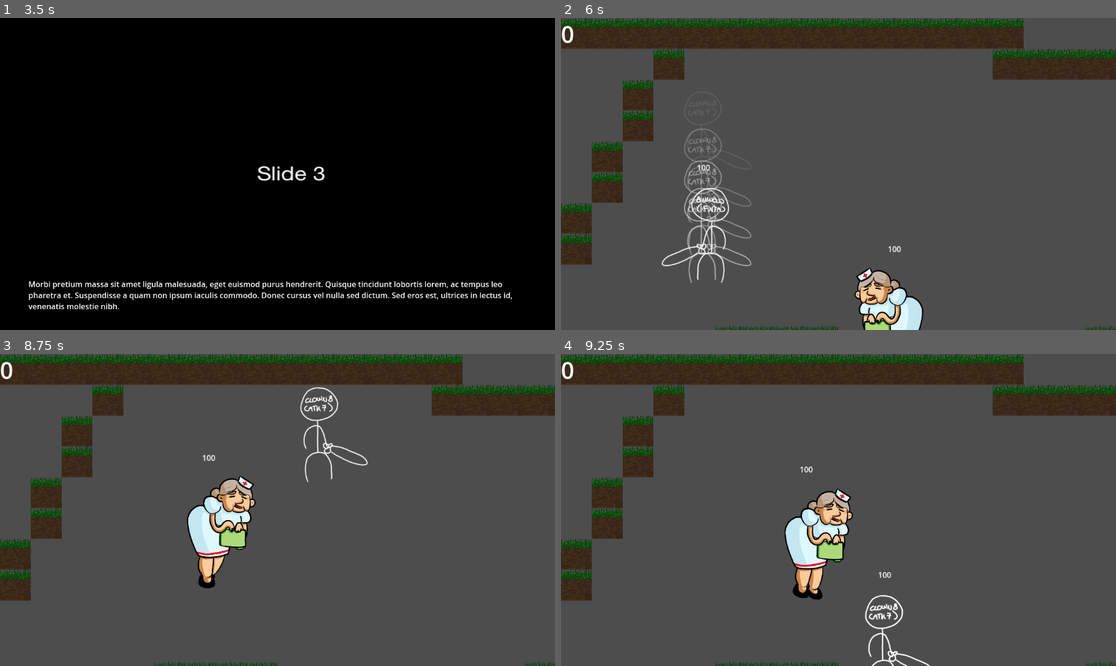
Above: before the commit, frames 1-4 (two rows, left to right).
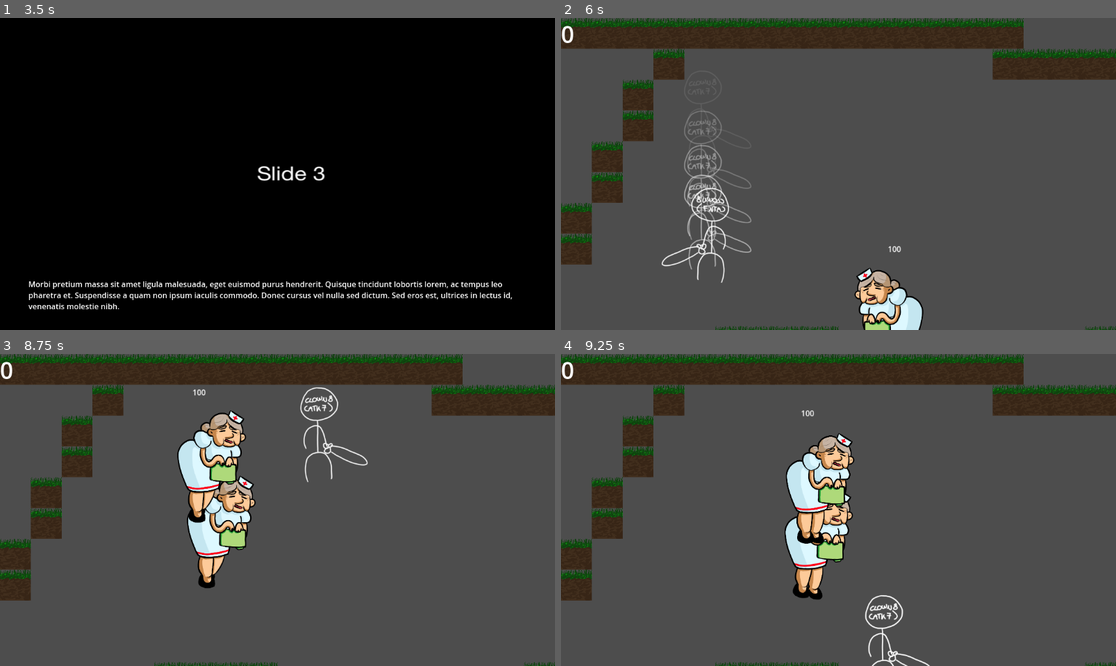
Above: after the commit, the same moments.

Repository: LorenzoFerri/GameJam2024
Game: Godot game, scene res://main_menu.tscn
The game is run twice, just before and just after one commit, with the same random seed, the same clock (stepped at 60 frames per second) and the same inputs.
Inputs (mouse positions are in pixels of both pictures, inside the frame that each line leads up to):
- Up to frame 1 (3.5 s): click "New Game" at 0.5 s; tap Enter (next) at 1.25, 1.35, 2.3, 2.75, 3.05 s; move the mouse to (399, 158) at 1.27 s; hold D (move_right) 1.28-2.03 s; tap Space at 2 s; move the mouse to (166, 189) at 2.02 s; hold S (move_down) 2.03-2.78 s; click (166, 189) at 2.1 s; move the mouse to (333, 105) at 2.77 s; hold D (move_right) from 2.78 s (still down); tap Shift (dash) at 2.85 s
- Up to frame 2 (6 s): tap Space at 3.5 s; move the mouse to (810, 236) at 3.52 s; release D (move_right) at 3.53 s; hold W (move_up) 3.53-4.28 s; tap Enter (next) at 3.6, 4.25, 4.35, 5.3 s; move the mouse to (1005, 220) at 4.27 s; hold A (move_left) 4.28-5.78 s; move the mouse to (672, 127) at 5.02 s; click (672, 127) at 5.1 s; move the mouse to (866, 174) at 5.77 s; hold S (move_down) from 5.78 s (still down); tap Shift (dash) at 5.85 s
- Up to frame 3 (8.75 s): tap Enter (next) at 6.05, 6.6, 7.35, 8.3 s; move the mouse to (194, 432) at 6.52 s; release S (move_down) at 6.53 s; hold D (move_right) 6.53-7.28 s; move the mouse to (399, 494) at 7.27 s; hold W (move_up) 7.28-8.03 s; move the mouse to (166, 525) at 8.02 s; hold D (move_right) from 8.03 s (still down); click (166, 525) at 8.1 s
- Up to frame 4 (9.25 s): move the mouse to (894, 441) at 8.77 s; release D (move_right) at 8.78 s; hold S (move_down) from 8.78 s (still down); tap Shift (dash) at 8.85 s; tap Enter (next) at 9.05 s

Frame 1 is identical in both runs. In frame 2, 1.5% of the frame differs, in the area x 22-35%, y 29-85%; in frame 3, 2.6%; in frame 4, 2.7%, in the area x 40-60%, y 18-72%.

Commit message:
Spawn enemies

Diff:
--- /dev/null
+++ b/InfermieraSpawn.gd
@@ -0,0 +1 @@
+extends Node2D
--- /dev/null
+++ b/components/InfermieraSpawn.gd
@@ -0,0 +1,31 @@
+extends Node2D
+
+@export var path_length: int = 50
+@export var wave_number: int = 5
+@export var spawn_timer_timeout: int = 2
+var enemy_scene = preload("res://enemies/Infermiera.tscn")
+
+@onready var spawn_timer: Timer = $SpawnTimer
+
+var wave_count: int = 0
+
+func _ready():
+	spawn_timer.wait_time = spawn_timer_timeout
+
+func _on_spawn_timer_timeout():
+	if wave_count < wave_number:
+		spawn_enemy()
+		wave_count += 1
+
+func spawn_enemy():
+	var enemy = enemy_scene.instantiate()
+
+	enemy.set_global_position(global_position)
+
+	add_sibling(enemy)
+
+	var direction_x = enemy.global_position.x + path_length * cos(rotation)
+	var direction_y = enemy.global_position.y + path_length * sin(rotation)
+	var player = get_parent().get_node("/root/Game/Player")
+	print(player.global_position)
+	enemy.target = player
--- /dev/null
+++ b/components/InfermieraSpawn.tscn
@@ -0,0 +1,12 @@
+[gd_scene load_steps=2 format=3 uid="uid://b2ofjyuv2mi5s"]
+
+[ext_resource type="Script" path="res://components/InfermieraSpawn.gd" id="1_ire4s"]
+
+[node name="InfermieraSpawn" type="Marker2D"]
+script = ExtResource("1_ire4s")
+
+[node name="SpawnTimer" type="Timer" parent="."]
+wait_time = 5.0
+autostart = true
+
+[connection signal="timeout" from="SpawnTimer" to="." method="_on_spawn_timer_timeout"]
--- a/features/player/Player.tscn
+++ b/features/player/Player.tscn
@@ -1,7 +1,6 @@
-[gd_scene load_steps=16 format=3 uid="uid://8e4v6f5px6rd"]
+[gd_scene load_steps=14 format=3 uid="uid://8e4v6f5px6rd"]
 
 [ext_resource type="Script" path="res://features/player/Player.gd" id="1_oweex"]
-[ext_resource type="Texture2D" uid="uid://dos1f0bxxfv3m" path="res://assets/Player/idle.png" id="3_01pee"]
 [ext_resource type="Texture2D" uid="uid://bx0qt1c4ujd73" path="res://assets/Player/attack1.png" id="3_lw1dv"]
 [ext_resource type="Texture2D" uid="uid://do4f88u8n7tqk" path="res://assets/Player/attack2.png" id="4_g7mgg"]
 [ext_resource type="Texture2D" uid="uid://dcqh0lp3udf1e" path="res://assets/Player/attack3.png" id="5_h4w1s"]
@@ -9,7 +8,6 @@
 [ext_resource type="Texture2D" uid="uid://cw5cdainbyl68" path="res://assets/Player/attack5.png" id="7_chgpq"]
 [ext_resource type="Texture2D" uid="uid://dufup3e8a0ord" path="res://assets/Player/attack6.png" id="8_xsa2f"]
 [ext_resource type="Texture2D" uid="uid://ccqiebyi8c8q5" path="res://assets/Player/attack7.png" id="9_8tfe0"]
-[ext_resource type="PackedScene" uid="uid://cbfbchdsgnnw7" path="res://components/HealthComponent.tscn" id="10_5ihta"]
 
 [sub_resource type="Curve" id="Curve_sb7ip"]
 _data = [Vector2(0, 0.600658), 0.0, -0.600658, 0, 1, Vector2(1, 0), -0.600658, 0.0, 1, 0]
@@ -71,11 +69,9 @@
 script = ExtResource("1_oweex")
 
 [node name="GPUParticles2D" type="GPUParticles2D" parent="."]
-scale = Vector2(0.5, 0.5)
-emitting = false
 amount = 4
 process_material = SubResource("ParticleProcessMaterial_7oo71")
-texture = ExtResource("3_01pee")
+texture = ExtResource("8_xsa2f")
 speed_scale = 8.0
 
 [node name="CollisionShape2D" type="CollisionShape2D" parent="."]
@@ -84,6 +80,7 @@
 [node name="DashCooldown" type="Timer" parent="."]
 
 [node name="HurtBox" type="Area2D" parent="."]
+monitoring = false
 
 [node name="CollisionPolygon2D" type="CollisionPolygon2D" parent="HurtBox"]
 polygon = PackedVector2Array(52, -136, 99, -47, 101, 35, 38, 106, 150, 40, 155, -50)
@@ -100,19 +97,6 @@
 frame = 6
 frame_progress = 1.0
 
-[node name="HealthComponent" parent="." instance=ExtResource("10_5ihta")]
-
-[node name="HpLabel" type="Label" parent="."]
-offset_left = -20.0
-offset_top = -153.0
-offset_right = 20.0
-offset_bottom = -130.0
-text = "100"
-metadata/_edit_use_anchors_ = true
-
 [connection signal="timeout" from="DashCooldown" to="." method="_on_dash_cooldown_timeout"]
 [connection signal="animation_finished" from="AnimatedSprite2D" to="." method="_on_animated_sprite_2d_animation_finished"]
 [connection signal="frame_changed" from="AnimatedSprite2D" to="." method="_on_animated_sprite_2d_frame_changed"]
-[connection signal="healed_damage" from="HealthComponent" to="." method="update_health"]
-[connection signal="is_dead" from="HealthComponent" to="." method="_on_health_component_is_dead"]
-[connection signal="took_damage" from="HealthComponent" to="." method="update_health"]
--- a/game.gd
+++ b/game.gd
@@ -10,7 +10,6 @@
 # Called when the node enters the scene tree for the first time.
 func _ready():
 	pass
-
 
 # Called every frame. 'delta' is the elapsed time since the previous frame.
 func _physics_process(delta):
--- a/game.tscn
+++ b/game.tscn
@@ -1,9 +1,10 @@
-[gd_scene load_steps=8 format=3 uid="uid://cqfl00liuwsx1"]
+[gd_scene load_steps=9 format=3 uid="uid://cqfl00liuwsx1"]
 
 [ext_resource type="PackedScene" uid="uid://8e4v6f5px6rd" path="res://features/player/Player.tscn" id="1_qgqlc"]
 [ext_resource type="Script" path="res://game.gd" id="1_xn5e7"]
 [ext_resource type="PackedScene" uid="uid://dga6iu5hdvowr" path="res://enemies/Infermiera.tscn" id="2_fhk6m"]
 [ext_resource type="Texture2D" uid="uid://x7n2dk41d87b" path="res://assets/Tile_foresta.png" id="2_o4g1u"]
+[ext_resource type="PackedScene" uid="uid://b2ofjyuv2mi5s" path="res://components/InfermieraSpawn.tscn" id="5_45xq4"]
 
 [sub_resource type="TileSetAtlasSource" id="TileSetAtlasSource_4ksvp"]
 texture = ExtResource("2_o4g1u")
@@ -2301,3 +2302,6 @@
 offset_right = 40.0
 offset_bottom = 23.0
 theme_override_font_sizes/font_size = 48
+
+[node name="InfermieraSpawn" parent="." groups=["enemies"] instance=ExtResource("5_45xq4")]
+position = Vector2(400, 225)
Not shown, changed: assets/nurse/attack/IMG_1414.PNG.import
Not shown, changed: assets/nurse/attack/IMG_1416.PNG.import
Not shown, changed: assets/nurse/attack/IMG_1417.png.import
Not shown, changed: assets/nurse/walk_cycle/IMG_1405.PNG.import
Not shown, changed: assets/nurse/walk_cycle/IMG_1407.PNG.import
Not shown, changed: assets/nurse/walk_cycle/IMG_1408.PNG.import
Not shown, changed: assets/nurse/walk_cycle/IMG_1409.PNG.import
Not shown, changed: .gitignore
Not shown, added: components/Inf2AB7.tmp
Not shown, added: components/Inf757E.tmp
Not shown, added: components/Inf7AAB.tmp
Not shown, added: components/Inf7DDD.tmp
(and 1 more such lines)
